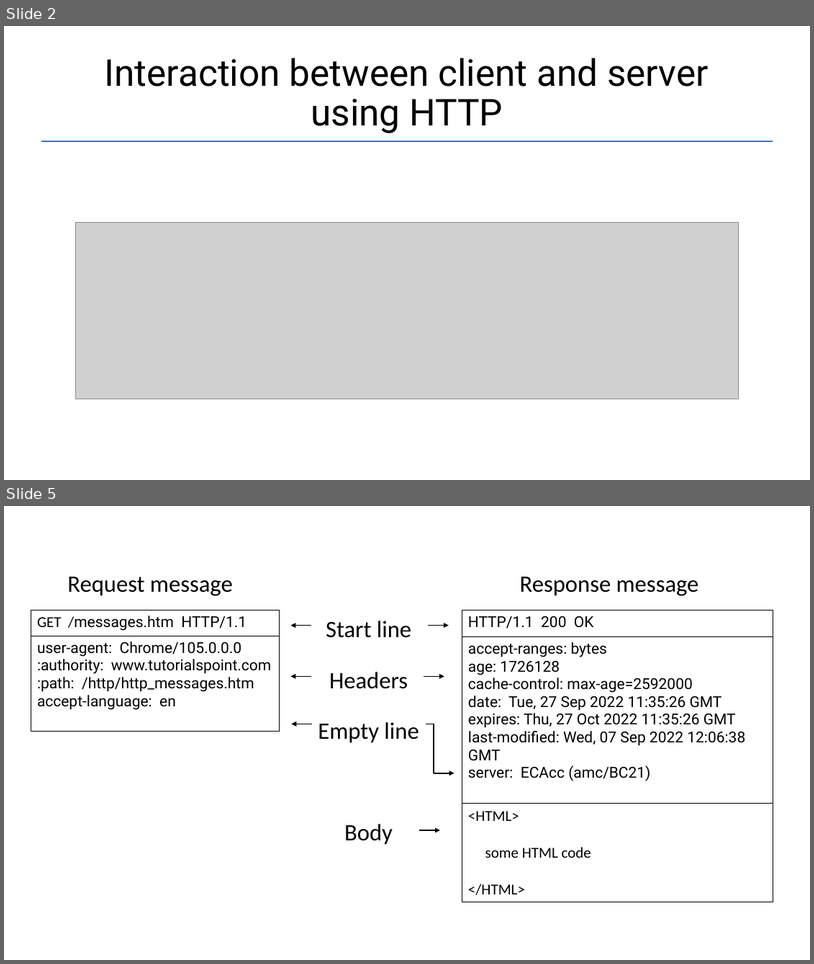
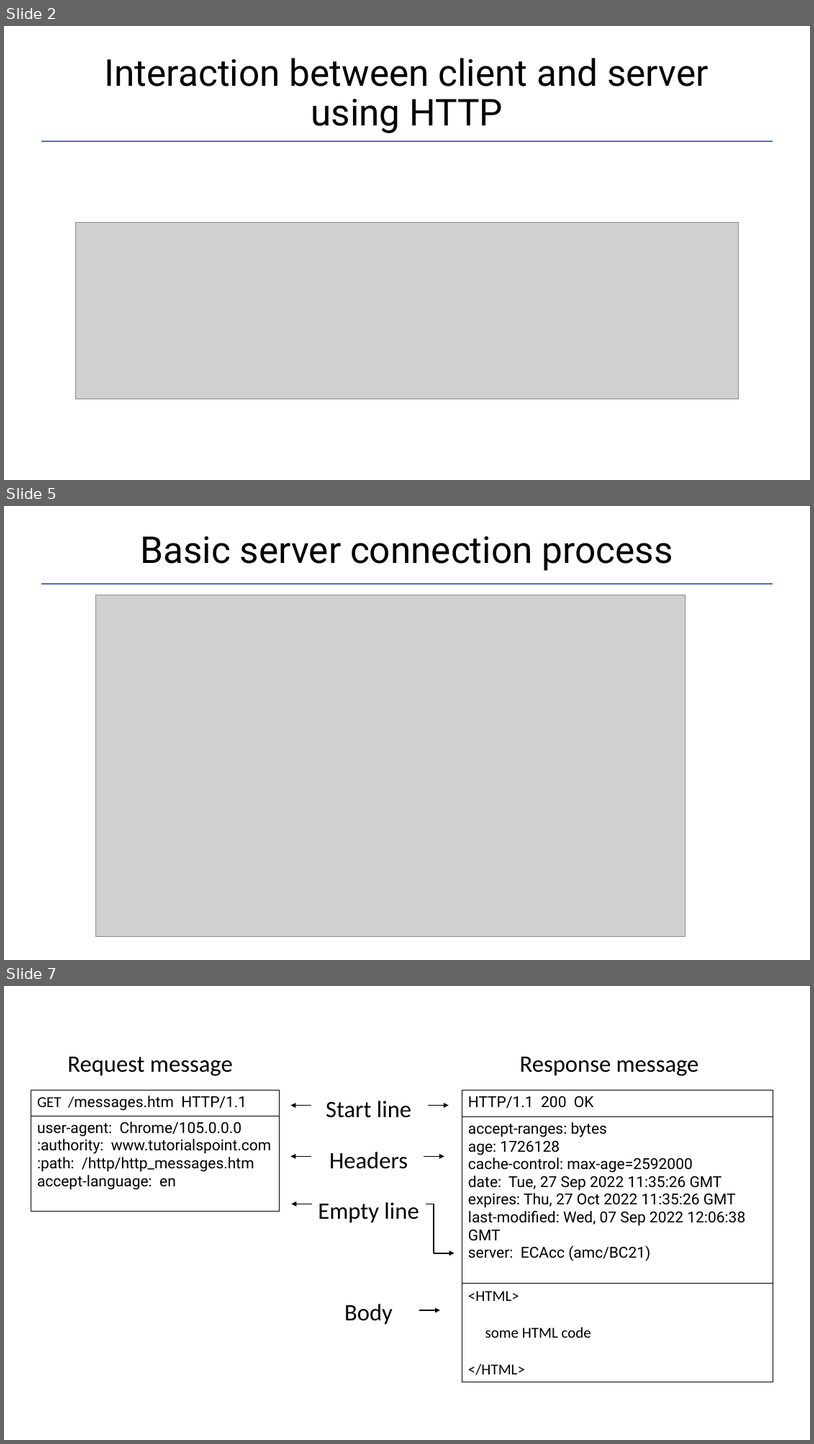
Before and after one commit to Garnik94/Levelup_presentations, a slide deck: Http/Http_presentation.pptx. Shown one above the other, each under a label of ours: slides 2 and 5 before the commit, slides 2, 5 and 7 after it; the slides between them are not shown. The pictures are 814x964 and 814x1444 pixels, drawn with LibreOffice and Linux fonts; fonts in the diff are those of the drawing; grey boxes stand for pictures. Boxes give left, top, right and bottom in pixels: in the first picture for what was removed or moved away, otherwise in the second. Text is boxed around its words. In the diff, an @@ line names an element or a change of style, - is before the commit and + after.

```diff
--- a/Http/Http_presentation.pptx
+++ b/Http/Http_presentation.pptx
@@ slide 5 added at <box>4,506,810,960</box>, background #FFFFFF @@
@@ title added at <box>140,536,674,571</box>, 44 pt, text #000000 @@
+Basic server connection process
@@ line added from (41, 584) to (773, 584), #4472C4 1.5 pt @@
@@ picture added at <box>96,595,686,936</box> @@
@@ what was slide 5 is now slide 7 @@
```
Also in this commit, not shown: 2 slides changed, 4 other slides added, 1 slide removed, 2 other files.
